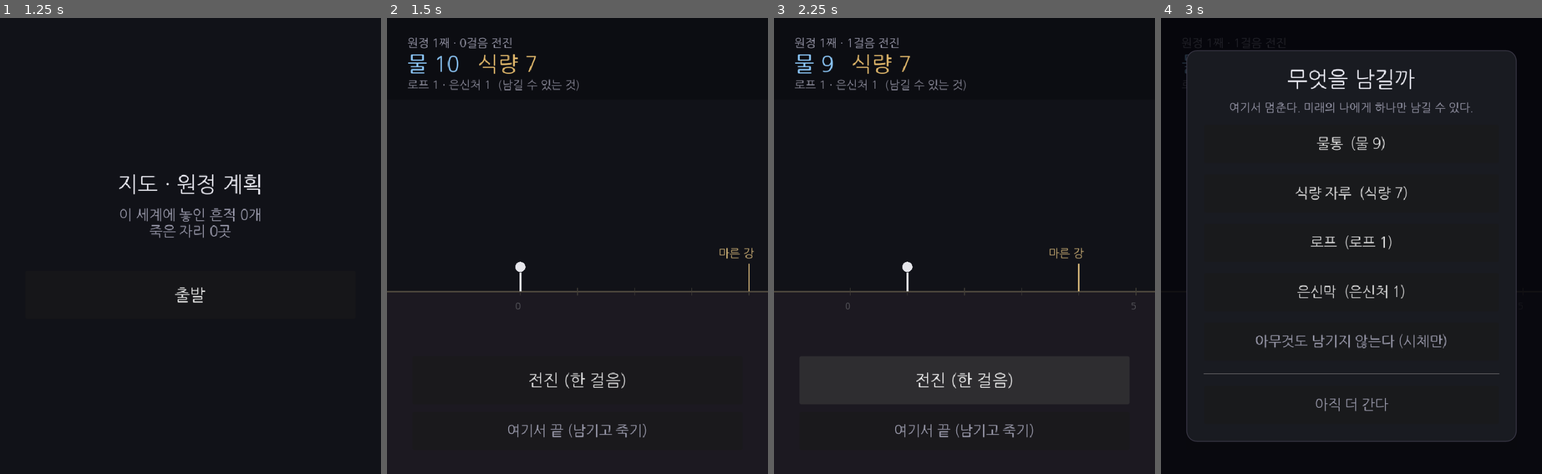
Above: before the commit, frames 1-4 (left to right).
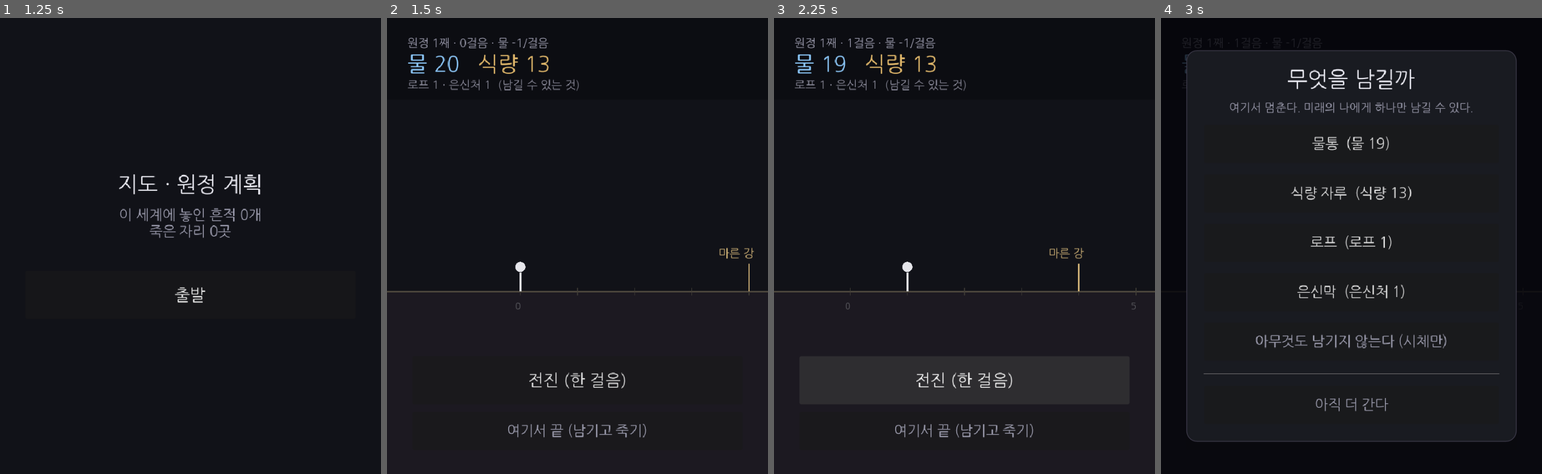
Above: after the commit, the same moments.

Repository: soomin007/Otherside
Game: Godot game, scene res://scenes/main.tscn
Same seed, same stepped clock (60 frames per second), same inputs: the game is played once before the commit and once after it.
Inputs:
- Up to frame 1 (1.25 s): click "원정 떠나기" at 0.5 s
- Up to frame 2 (1.5 s): click "출발" at 1.25 s
- Up to frame 3 (2.25 s): click "전진 (한 걸음)" at 2 s
- Up to frame 4 (3 s): click "여기서 끝 (남기고 죽기)" at 2.75 s

Frame 1 is identical in both runs. In frame 2, 0.3% of the frame differs, in the area x 12-43%, y 4-13%; in frame 3, 0.6%; in frame 4, 0.7%, in the area x 27-66%, y 4-40%.

Commit message:
feat(expedition): 런 길이 확장 + 거리 난이도 곡선
- core/Situations.gd: 랜드마크 재배치(거리 곡선) — 초반 cache(4 마른강·8 야영지, 풍요)
  -> 중반 위협(12 차단·16 폭풍) -> 후반(20 뼈들판·24 차단·28 폭풍의 문, 척박). leg 순 정렬
- core/ExpeditionRun.gd: water_cost()=1+leg/DESOLATION_EVERY(16) — 멀수록 물 소모 가속
- GameState.gd: START 물10·식량7 -> 물20·식량13 (런 길이)
- ui/Expedition.gd: HUD 상태줄에 "물 -N/걸음" 표시(거리 소모 체감)
- 기획서 §4.3(거리 곡선·런 길이) + backlog 정리

검증: --import + -s(런 길이 ~10->~24걸음, water_cost 1/2/3 곡선) + main 부팅, 에러 0. 수치는 임시치(폰 튜닝).

Co-Authored-By: Claude Opus 4.8 (1M context) <noreply@anthropic.com>
Claude-Session: https://claude.ai/code/session_016EykXXuV1kPR9ZLNY3e4LP

Diff:
--- a/scripts/GameState.gd
+++ b/scripts/GameState.gd
@@ -21,7 +21,7 @@
 
 # --- 현재 원정 한정 상태 (죽으면 리셋) ---
 ## 초기 자원 — 임시치. 자원 = 수명 (남기면 그만큼 잃는다). 밸런스는 폰 테스트로 검증 예정.
-const START_RESOURCES: Dictionary = {"water": 10, "food": 7, "rope": 1, "shelter": 1}
+const START_RESOURCES: Dictionary = {"water": 20, "food": 13, "rope": 1, "shelter": 1}
 var current_run: ExpeditionRun = null  ## 진행 중인 원정의 순수 상태·로직 (core/ExpeditionRun)
 
 func _ready() -> void:
--- a/scripts/core/ExpeditionRun.gd
+++ b/scripts/core/ExpeditionRun.gd
@@ -9,8 +9,9 @@
 ##  - 랜드마크: 정해진 걸음에 고정 등장(Situations.LANDMARKS) - 아이코닉한 장소가 페이싱의 앵커.
 ## 물은 걸음마다, 식량은 천천히 닳아 서로 다른 속도의 두 시계. 물이 보통 먼저 바닥나는 긴급한 시계.
 
-const WATER_PER_STEP: int = 1  ## 물은 매 걸음 소모 (갈증의 시계)
-const FOOD_EVERY: int = 2      ## 식량은 이 걸음 수마다 1 소모 (느린 배고픔)
+const WATER_PER_STEP: int = 1     ## 물 기본 소모 (출발지 근처). 거리에 따라 늘어난다(water_cost).
+const DESOLATION_EVERY: int = 16  ## 이 걸음마다 물 소모 +1 (멀수록 척박 — 거리 곡선)
+const FOOD_EVERY: int = 2         ## 식량은 이 걸음 수마다 1 소모 (느린 배고픔)
 const GAP_MIN: int = 2         ## 일반 상황 최소 간격 (걸음)
 const GAP_MAX: int = 4         ## 일반 상황 최대 간격 (걸음)
 
@@ -40,6 +41,10 @@
 func get_res(key: String) -> int:
 	return int(resources.get(key, 0))
 
+## 한 걸음의 물 소모 — 멀어질수록 커진다(거리 = 척박함의 기울기). 출발지 근처 1, 무인지대로 갈수록 늘어난다.
+func water_cost() -> int:
+	return WATER_PER_STEP + int(leg / DESOLATION_EVERY)
+
 ## 이 걸음의 차단에 이미 로프가 걸려 있나 (과거 원정 + 이번 원정에 새로 건 것 포함).
 func is_bridged(lg: int) -> bool:
 	return _bridged.has(lg)
@@ -53,7 +58,7 @@
 	if not alive or not pending_situation.is_empty():
 		return
 	leg += 1
-	resources["water"] = get_res("water") - WATER_PER_STEP
+	resources["water"] = get_res("water") - water_cost()
 	if leg % FOOD_EVERY == 0:
 		resources["food"] = get_res("food") - 1
 	_check_death()
--- a/scripts/core/Situations.gd
+++ b/scripts/core/Situations.gd
@@ -10,6 +10,9 @@
 ##     랜드마크 = 정체성(id/name/kind) + 이벤트 풀(events). 도착할 때마다 풀에서 하나가 뜬다(같은 장소, 다른 사건).
 ##     kind: "cache"(자원 보충형) / "blockage"(차단, 틈) / "storm"(폭풍 구간, span 걸음).
 ##
+## 거리 곡선(기획서 §1): 출발지(마을) 근처는 평화·풍요(cache 위주), 멀어질수록 척박·고달픔(위협 위주).
+##  배치: 4 마른 강·8 야영지(풍요) → 12 차단·16 폭풍(중반) → 20 뼈의 들판·24 차단·28 폭풍의 문(척박).
+##
 ## 이벤트 = {id, threat, text, choices, requires?}.
 ##  - requires: 과거에 이 랜드마크에서 그 choice_id 를 골랐을 때만 뜨는 변형 이벤트(재방문 반영). 없으면 일반 풀.
 ## choice = {label, effect, needs?, action?, choice_id?}.
@@ -50,7 +53,7 @@
 ]
 
 ## 아이코닉한 고정 지형. 키 = leg(int). 각 랜드마크는 events 풀을 가진다(같은 장소, 다른 사건).
-## 자원형(cache)과 위협형(blockage/storm)이 번갈아 페이싱을 만든다. CATALOG 와 leg 가 겹치지 않게 둔다.
+## 거리 곡선대로 leg 순 배치: 가까울수록 풍요(cache), 멀수록 척박(위협). CATALOG 와 leg 가 겹치지 않게 둔다.
 const LANDMARKS: Dictionary = {
 	4: {
 		"id": "dry_river",
@@ -87,7 +90,42 @@
 			},
 		],
 	},
-	7: {
+	8: {
+		"id": "ruined_camp",
+		"name": "버려진 야영지",
+		"kind": "cache",
+		"events": [
+			{
+				"id": "camp_search",
+				"threat": Threats.Kind.CONSUMPTION,
+				"text": "지난 원정대의 야영지. 천막이 모래에 반쯤 묻혔다. 한 곳만 뒤질 시간이 있다.",
+				"choices": [
+					{"label": "식량 자루를 챙긴다", "effect": {"food": 3}, "choice_id": "took_food"},
+					{"label": "버려진 은신막을 챙긴다", "effect": {"shelter": 1}, "choice_id": "took_shelter"},
+				],
+			},
+			{
+				"id": "camp_ashes",
+				"threat": Threats.Kind.CONSUMPTION,
+				"text": "식은 모닥불 자리. 누군가 최근까지 여기 있었다. 온기가 가신 재뿐.",
+				"choices": [
+					{"label": "재를 헤집어 쓸 것을 찾는다", "effect": {"food": 2}, "choice_id": "took_food"},
+					{"label": "묵념하고 지나친다", "effect": {}, "choice_id": "mourned"},
+				],
+			},
+			{
+				"id": "camp_revisit_shelter",
+				"requires": "took_shelter",
+				"threat": Threats.Kind.CONSUMPTION,
+				"text": "내가 은신막을 떼어간 자리. 남은 천 조각이 바람에 떤다. 식량 자루는 아직 있다.",
+				"choices": [
+					{"label": "식량 자루를 챙긴다", "effect": {"food": 3}, "choice_id": "took_food"},
+					{"label": "지나친다", "effect": {}, "choice_id": "mourned"},
+				],
+			},
+		],
+	},
+	12: {
 		"id": "cracked_floor",
 		"name": "갈라진 바닥",
 		"kind": "blockage",
@@ -104,42 +142,7 @@
 			},
 		],
 	},
-	10: {
-		"id": "ruined_camp",
-		"name": "버려진 야영지",
-		"kind": "cache",
-		"events": [
-			{
-				"id": "camp_search",
-				"threat": Threats.Kind.CONSUMPTION,
-				"text": "지난 원정대의 야영지. 천막이 모래에 반쯤 묻혔다. 한 곳만 뒤질 시간이 있다.",
-				"choices": [
-					{"label": "식량 자루를 챙긴다", "effect": {"food": 3}, "choice_id": "took_food"},
-					{"label": "버려진 은신막을 챙긴다", "effect": {"shelter": 1}, "choice_id": "took_shelter"},
-				],
-			},
-			{
-				"id": "camp_ashes",
-				"threat": Threats.Kind.CONSUMPTION,
-				"text": "식은 모닥불 자리. 누군가 최근까지 여기 있었다. 온기가 가신 재뿐.",
-				"choices": [
-					{"label": "재를 헤집어 쓸 것을 찾는다", "effect": {"food": 2}, "choice_id": "took_food"},
-					{"label": "묵념하고 지나친다", "effect": {}, "choice_id": "mourned"},
-				],
-			},
-			{
-				"id": "camp_revisit_shelter",
-				"requires": "took_shelter",
-				"threat": Threats.Kind.CONSUMPTION,
-				"text": "내가 은신막을 떼어간 자리. 남은 천 조각이 바람에 떤다. 식량 자루는 아직 있다.",
-				"choices": [
-					{"label": "식량 자루를 챙긴다", "effect": {"food": 3}, "choice_id": "took_food"},
-					{"label": "지나친다", "effect": {}, "choice_id": "mourned"},
-				],
-			},
-		],
-	},
-	13: {
+	16: {
 		"id": "sand_wall",
 		"name": "모래의 벽",
 		"kind": "storm",
@@ -157,7 +160,7 @@
 			},
 		],
 	},
-	17: {
+	20: {
 		"id": "field_of_bones",
 		"name": "뼈의 들판",
 		"kind": "cache",
@@ -192,7 +195,7 @@
 			},
 		],
 	},
-	21: {
+	24: {
 		"id": "collapsed_wall",
 		"name": "무너진 담",
 		"kind": "blockage",
@@ -209,7 +212,7 @@
 			},
 		],
 	},
-	25: {
+	28: {
 		"id": "storm_gate",
 		"name": "폭풍의 문",
 		"kind": "storm",
--- a/scripts/ui/Expedition.gd
+++ b/scripts/ui/Expedition.gd
@@ -196,7 +196,7 @@
 	card.add_child(_bequeath_box)
 
 func _refresh() -> void:
-	_status_label.text = "원정 %d째 · %d걸음 전진" % [GameState.expedition_count, _run.leg]
+	_status_label.text = "원정 %d째 · %d걸음 · 물 -%d/걸음" % [GameState.expedition_count, _run.leg, _run.water_cost()]
 	var water: int = maxi(0, _run.get_res("water"))
 	var food: int = maxi(0, _run.get_res("food"))
 	_water_label.text = "물 %d" % water
Not shown, changed: docs/design/SYOTOS_기획서_v0.1.md
Not shown, changed: docs/design/backlog.md
Not shown, changed: session_logs/2026-06-30.md
